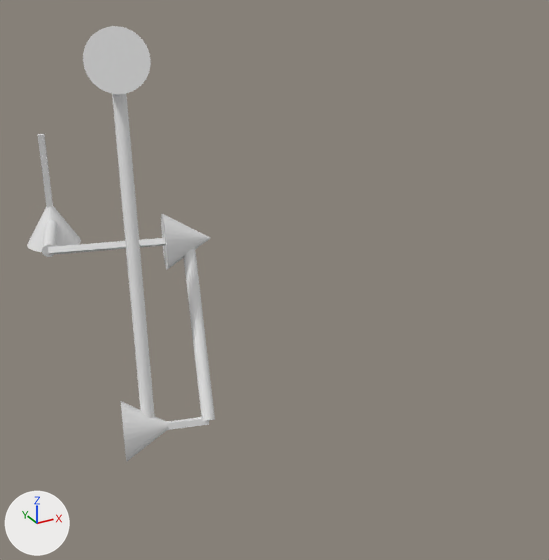
An edit to the Blender file ik/ik.blend, drawn before and after from the same camera.
Camera for both pictures: a 50 mm camera at (-51.9, -251.7, 56.1) aimed at (37.2, -89.7, -25.0). Arrows for +X, +Y and +Z are at lower left; the lights stay in place.
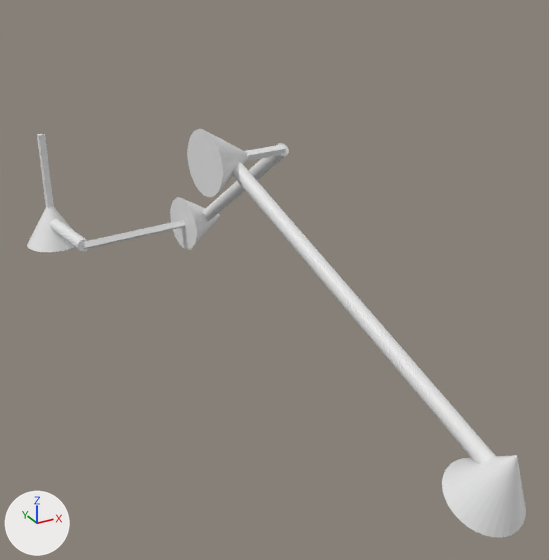
Changed parts and their boxes [x1, y1, x2, y2] in the pictures (549 x 560 px):
'Cylinder.002', moved, turned: before [112, 94, 155, 418]; after [233, 161, 495, 464]
'Cone.003', moved, turned: before [83, 26, 151, 94]; after [442, 455, 526, 538]
'Cone.002', moved, turned: before [121, 401, 169, 462]; after [187, 129, 249, 197]
'Cylinder.001', moved, turned: before [184, 248, 215, 421]; after [203, 143, 289, 221]
'Cone.001', moved, turned: before [161, 214, 210, 270]; after [170, 197, 220, 249]
'Cube.001', moved, turned: before [48, 238, 165, 255]; after [84, 220, 185, 249]
'Cylinder', moved, turned: before [42, 220, 57, 257]; after [50, 219, 89, 252]
'Cube.002', moved, turned: before [166, 417, 209, 430]; after [245, 145, 285, 161]
'Cube', turned: before [38, 134, 53, 208]; after [37, 134, 54, 208]

The change in detail:
Object 'Cone.003' (ob_cone_003) moves from (15.4, -37.4, 25.6) to (45.6, -166.4, -39.4).
Object 'Cone.003' (ob_cone_003) turns from (0, -106, -106) to (0, 24, -83) degrees about x, y and z.
Object 'Cube.002' (ob_cube_002) moves from (16.0, -68.3, -76.2) to (42.7, -69.2, 3.7).
Object 'Cube.002' (ob_cube_002) turns from (90, -74, 74) to (-90, 24, -83) degrees about x, y and z.
Object 'Cylinder.002' (ob_cylinder_002) moves from (11.4, -51.6, -25.3) to (39.7, -118.3, -17.9).
Object 'Cylinder.002' (ob_cylinder_002) turns from (16, 0, 164) to (66, 180, 7) degrees about x, y and z.
Object 'Cone.002' (ob_cone_002) moves from (7.4, -65.8, -76.2) to (33.8, -70.3, 3.7).
Object 'Cone.002' (ob_cone_002) turns from (90, -74, 74) to (-90, 24, -83) degrees about x, y and z.
Object 'Cube.001' (ob_cube_001) moves from (13.2, -32.3, -30.0) to (24.7, -24.7, -30.0).
Object 'Cube.001' (ob_cube_001) turns from (-90, 54, -106) to (-90, -36, -83) degrees about x, y and z.
Object 'Cylinder.001' (ob_cylinder_001) moves from (29.3, -54.5, -53.1) to (48.9, -45.1, -13.2).
Object 'Cylinder.001' (ob_cylinder_001) turns from (36, 180, -16) to (-54, 0, -173) degrees about x, y and z.
Object 'Cone.001' (ob_cone_001) moves from (33.9, -38.2, -30.0) to (46.0, -22.1, -30.0).
Object 'Cone.001' (ob_cone_001) turns from (-90, 54, -106) to (-90, -36, -83) degrees about x, y and z.
Object 'Cube' (ob_cube) turns from (0, 0, -106) to (0, 0, -83) degrees about x, y and z.
Object 'Cylinder' (ob_cylinder) moves from (-3.7, -13.2, -30.0) to (1.7, -13.6, -30.0).
Object 'Cylinder' (ob_cylinder) turns from (106, 90, 0) to (83, 90, 0) degrees about x, y and z.
